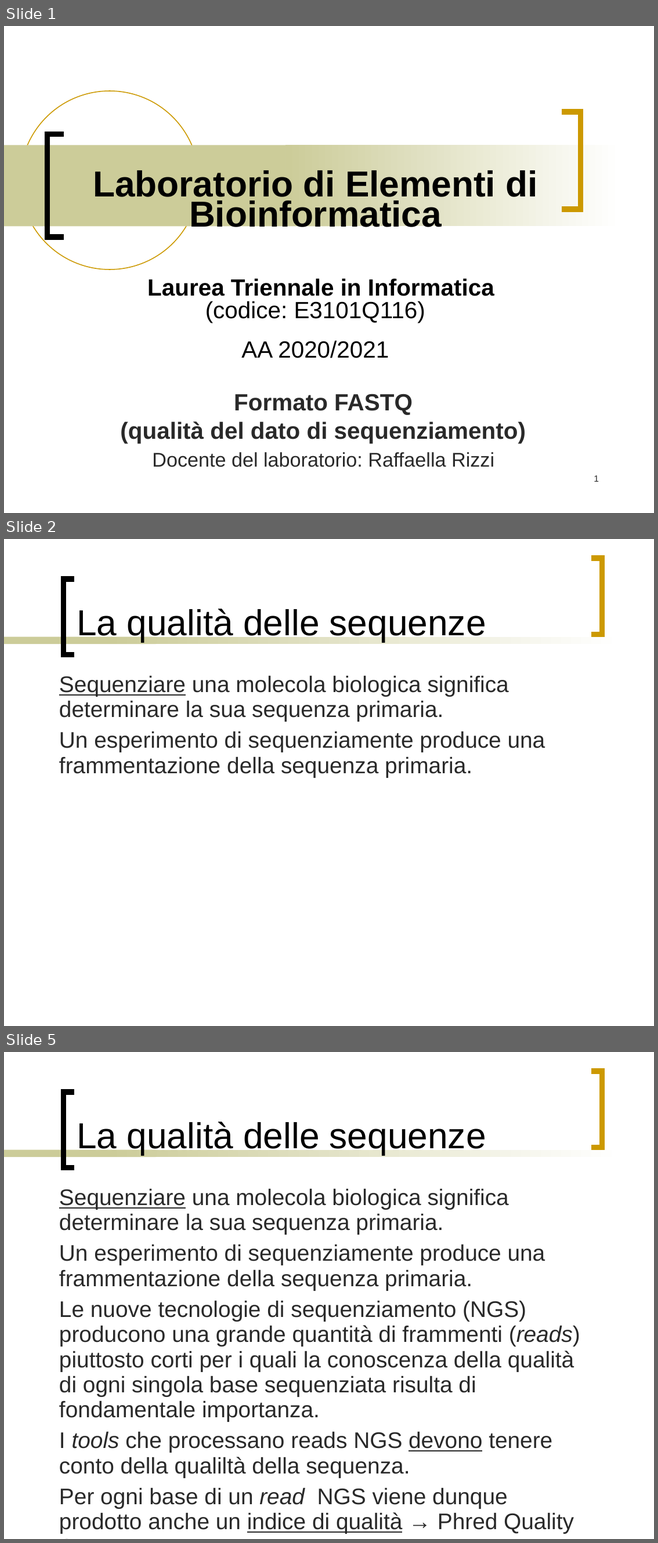
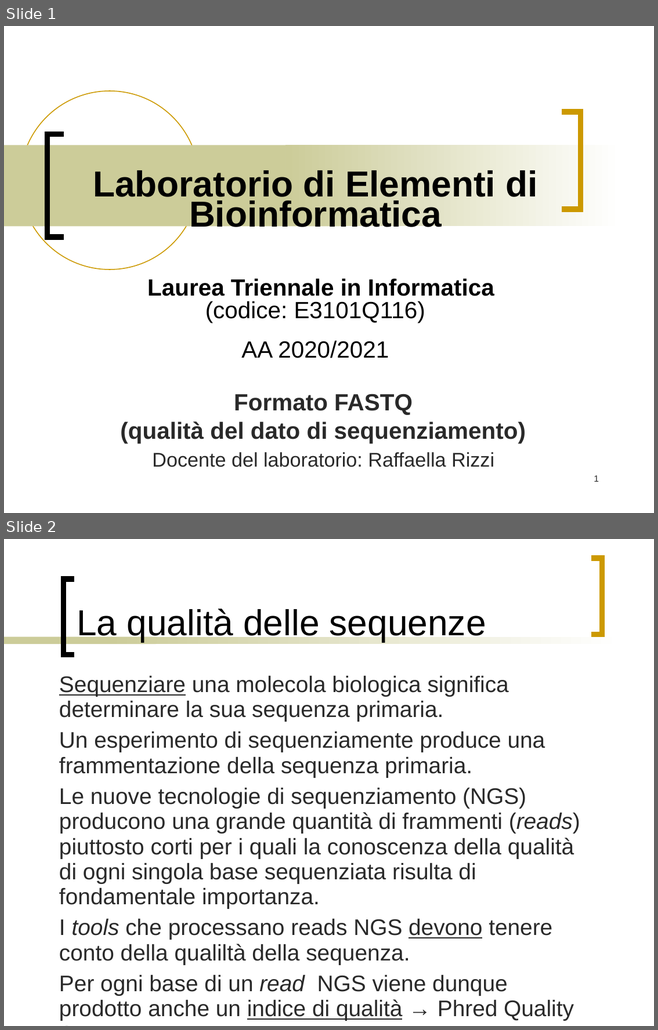
Before and after one commit to bioinformatica-corso/lezioni, a slide deck: laboratorio/24nov20/fastq-format.ppt. Shown one above the other, each under a label of ours: slides 1, 2 and 5 before the commit, slides 1 and 2 after it; the slides between them are not shown. The pictures are 658x1543 and 658x1030 pixels, drawn with LibreOffice and Linux fonts; fonts in the diff are those of the drawing. Boxes give left, top, right and bottom in pixels: in the first picture for what was removed or moved away, otherwise in the second. Text is boxed around its words. In the diff, an @@ line names an element or a change of style, - is before the commit and + after.

```diff
--- a/laboratorio/24nov20/fastq-format.ppt
+++ b/laboratorio/24nov20/fastq-format.ppt
@@ slide 2 removed at (4, 539, 654, 1026), background #FFFFFF; not listed: 4 template elements that a slide beside it also shows @@
@@ title removed at (76, 609, 486, 642) @@
-La qualità delle sequenze
@@ text removed at (59, 675, 545, 777) @@
-Sequenziare una molecola biologica significa determinare la sua sequenza primaria.
-Un esperimento di sequenziamente produce una frammentazione della sequenza primaria.
@@ what was slide 5 is now slide 2 @@
```
Also in this commit, not shown: 4 slides changed, 8 other slides removed, 2 other files.
